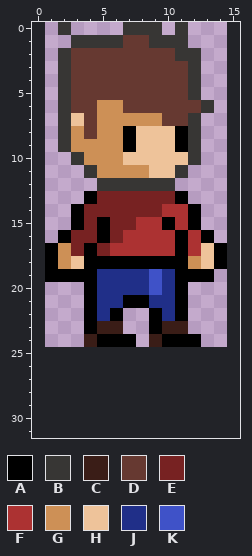
Pixel-art file: assets/player.aseprite. Above, as it was before the edit.
14x25 pixels, 1 frame. The old version is drawn lined up with the new one, on the new canvas.
Palette (. is transparent): A #000000  B #373634  C #3a1d17  D #663931  E #772222  F #ac3232  G #cd9056  H #eec39a  J #202f88  K #3f52c8
Pixels before, first column x 1:
 0 .B....BBB.B...
 1 ..BBBBDDBBB...
 2 .BDDDDDDDDBB..
 3 .BDDDDDDDDDB..
 4 .BDDDDDDDDDB..
 5 .BDDDDDDDDDB..
 6 .BDDGGDDDDDDB.
 7 .BHDGGGGGDDB..
 8 .BGDGGAHHHAB..
 9 .BGGGGAHHHAB..
10 ..BGGGHHHHHB..
11 ...BGGGGHHB...
12 ....BBBBBB....
13 ...AEEEEEEA...
14 ..AEEEEEEFFA..
15 ..AEAEEFFAFA..
16 .AEEAEFFFFAFA.
17 AGEAEFFFFFAFHA
18 AGHAAAAAAAAGHA
19 AAAAJJJJKJAAA.
20 ...AJJJJKJA...
21 ...AJJAAJJA...
22 ...AJA..AJA...
23 ...ACC..ACC...
24 ...CAAA.CAAA..
New version:
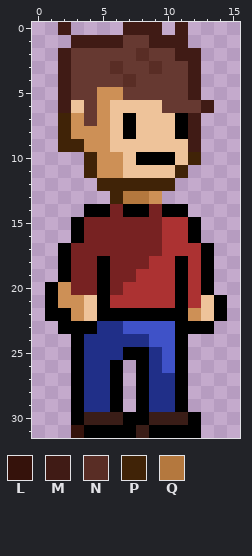
Colours new in this view: L #35120b  M #401b15  N #592d25  P #402307  Q #b4783e
What changed:
canvas 14x25 -> 16x32, the old top-left corner now at 1,0
Changed rows in their new state; - is an unchanged pixel.
first column x 1:
 0 -M----MMM-M---
 1 --MMMM--MMM---
 2 -M-----N--MM--
 3 -M---N--N--M--
 4 -M----N----M--
 5 -M--GG-----M--
 6 -MH--HHHH---M-
 7 -PG--HAHHHAM--
 8 -P-G-H-----M--
 9 -PP--HH---HM--
10 --.P---AAA-P--
11 ---P--HH--P---
12 ----PPPPPP----
13 ---..PQQG..---
14 --.AA-AA-AA.--
15 ----E--EEF----
16 -.A-E-EEE-FA.-
17 .A-E-EEEE-F-A.
18 .AEE-EEEFF-FA.
19 .-EEAEEFFF-F--
20 AGEEAEFFFF-FA-
21 AGGHAFFFFF-FHA
22 AAGHA-AA-A-GHA
23 -AA-JJKKKKAAA-
24 --AJJJJJKK-.--
25 --AJJJAAJKA---
26 --AJJA-AJKA---
27 --AJJA-AJJA---
28 --AJJA-AJJA---
29 --AJJA-AJJA---
30 --ACCCAACCCA--
31 --LAAAACAAAA--
Boxes around the changes in both pictures, in picture pixels (x1, y1, x2, y2):
changed: (45, 22, 227, 438)
